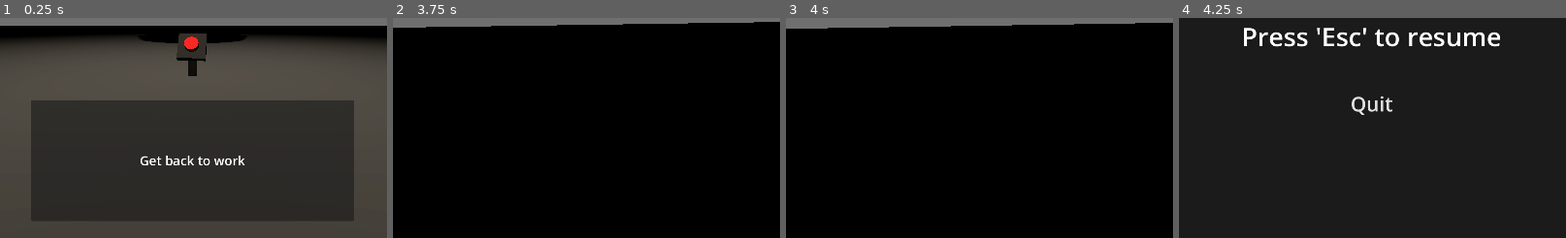
Above: before the commit, frames 1-4 (left to right).
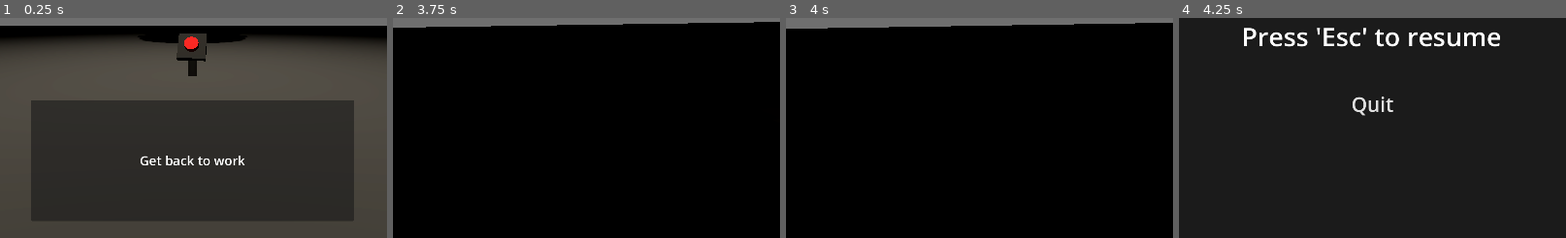
Above: after the commit, the same moments.

Repository: c0sx/ld58
Game: Godot game, scene res://scenes/main.tscn
Same seed, same stepped clock (60 frames per second), same inputs: the game is played once before the commit and once after it.
Inputs (mouse positions are % of the whole screen's width and height, from its top left):
- Up to frame 1 (0.25 s): no input
- Up to frame 2 (3.75 s): tap Enter at 0.5 s; move the mouse to (55, 50) at 0.52 s; hold E (interact) 0.53-1.28 s; hold W (move_forward) from 0.53 s (still down); move the mouse to (45, 50) at 1.27 s; tap E (interact) at 1.35, 2.85 s; move the mouse to (52, 48) at 2.02 s; hold E (interact) 2.03-2.78 s; move the mouse to (49, 52) at 2.77 s; tap Space at 3.5 s; move the mouse to (57, 51) at 3.52 s; hold E (interact) from 3.53 s (still down)
- Up to frame 3 (4 s): keep holding W (move_forward); keep holding E (interact)
- Up to frame 4 (4.25 s): keep holding W (move_forward); keep holding E (interact); tap Escape (pause) at 4.15 s
The pictures show only the part of the screen within x 25-75%, y 50-100%; the shares and areas given below are measured in that part.

Frames 1-3 are identical in both runs. In frame 4, 0.3% of the frame differs, in the area x 44-56%, y 35-45%.

Commit message:
add gameover screen

Diff:
--- /dev/null
+++ b/game-over-screen/game-over-screen.gd
@@ -0,0 +1,11 @@
+class_name GameOverScreen
+extends Control
+
+@onready var _restart_button: Button = $RestartButton
+
+func _ready() -> void:
+	_restart_button.pressed.connect(_on_clicked)
+
+func _on_clicked() -> void:
+	get_tree().paused = false
+	get_tree().reload_current_scene()
--- /dev/null
+++ b/game-over-screen/game-over-screen.tscn
@@ -0,0 +1,58 @@
+[gd_scene load_steps=3 format=3 uid="uid://ckhaeb7af0hr"]
+
+[ext_resource type="Script" path="res://game-over-screen/game-over-screen.gd" id="1_qsec1"]
+
+[sub_resource type="StyleBoxFlat" id="StyleBoxFlat_x6tyg"]
+bg_color = Color(0.105882, 0.105882, 0.105882, 1)
+
+[node name="GameOverScreen" type="Control"]
+layout_mode = 3
+anchors_preset = 15
+anchor_right = 1.0
+anchor_bottom = 1.0
+grow_horizontal = 2
+grow_vertical = 2
+script = ExtResource("1_qsec1")
+
+[node name="Panel" type="Panel" parent="."]
+layout_mode = 1
+anchors_preset = 15
+anchor_right = 1.0
+anchor_bottom = 1.0
+grow_horizontal = 2
+grow_vertical = 2
+theme_override_styles/panel = SubResource("StyleBoxFlat_x6tyg")
+
+[node name="Label" type="Label" parent="."]
+layout_mode = 1
+anchors_preset = 8
+anchor_left = 0.5
+anchor_top = 0.5
+anchor_right = 0.5
+anchor_bottom = 0.5
+offset_left = -173.5
+offset_top = -44.0
+offset_right = 173.5
+offset_bottom = 44.0
+grow_horizontal = 2
+grow_vertical = 2
+theme_override_font_sizes/font_size = 64
+text = "Game Over"
+horizontal_alignment = 1
+vertical_alignment = 1
+
+[node name="RestartButton" type="Button" parent="."]
+layout_mode = 1
+anchors_preset = 7
+anchor_left = 0.5
+anchor_top = 1.0
+anchor_right = 0.5
+anchor_bottom = 1.0
+offset_left = -92.0
+offset_top = -377.0
+offset_right = 92.0
+offset_bottom = -300.0
+grow_horizontal = 2
+grow_vertical = 0
+theme_override_font_sizes/font_size = 50
+text = "Restart"
--- a/pause-screen/pause-screen.tscn
+++ b/pause-screen/pause-screen.tscn
@@ -54,10 +54,10 @@
 anchor_top = 1.0
 anchor_right = 0.5
 anchor_bottom = 1.0
-offset_left = -50.0
-offset_top = -342.0
-offset_right = 50.0
-offset_bottom = -289.0
+offset_left = -60.0
+offset_top = -377.0
+offset_right = 65.0
+offset_bottom = -288.0
 grow_horizontal = 2
 grow_vertical = 0
 theme_override_font_sizes/font_size = 50
--- a/scenes/main-scene.gd
+++ b/scenes/main-scene.gd
@@ -8,6 +8,7 @@
 @onready var _quota: Quota = $Quota
 @onready var _pause_controller: PauseController = $PauseController
 @onready var _pause_screen: Control = $PauseScreen
+@onready var _game_over_screen: Control = $GameOverScreen
 
 var _first_interacted = false
 var _is_quota_started = false
@@ -32,6 +33,7 @@
 	_pause_controller.game_resumed.connect(_on_game_resumed)
 
 	_pause_controller.visible = false
+	_game_over_screen.visible = false
 
 	_ui.welcome_message()
 	_ui.update_quota_value(_quota.quota_value)
@@ -75,7 +77,6 @@
 
 func _on_quota_started() -> void:
 	_is_quota_started = true
-	pass
 
 func _on_quota_finished() -> void:
 	_is_quota_started = false
@@ -85,8 +86,9 @@
 		_quota.next_quota()
 		_quota.start()
 	else:
-		print("Game over")
-		get_tree().quit()
+		Input.set_mouse_mode(Input.MOUSE_MODE_VISIBLE)
+		get_tree().paused = true
+		_game_over_screen.visible = true
 
 func _on_game_paused() -> void:
 	Input.set_mouse_mode(Input.MOUSE_MODE_VISIBLE)
--- a/scenes/main.tscn
+++ b/scenes/main.tscn
@@ -9,6 +9,7 @@
 [ext_resource type="Script" path="res://loot-item/loot-item-resourse.gd" id="5_ytluv"]
 [ext_resource type="PackedScene" uid="uid://bfjd0cwaleh0b" path="res://ui/ui.tscn" id="6_0dwyr"]
 [ext_resource type="PackedScene" uid="uid://dsve5jxi3op64" path="res://quota/quota.tscn" id="7_mm867"]
+[ext_resource type="PackedScene" uid="uid://ckhaeb7af0hr" path="res://game-over-screen/game-over-screen.tscn" id="11_pthsh"]
 [ext_resource type="PackedScene" uid="uid://bleya7mqfp6v6" path="res://pause-screen/pause-screen.tscn" id="12_p2wha"]
 
 [sub_resource type="ProceduralSkyMaterial" id="ProceduralSkyMaterial_tcvn7"]
@@ -192,3 +193,7 @@
 [node name="PauseScreen" parent="." instance=ExtResource("12_p2wha")]
 process_mode = 2
 visible = false
+
+[node name="GameOverScreen" parent="." instance=ExtResource("11_pthsh")]
+process_mode = 2
+visible = false
Not shown: 1 places in scenes/main.tscn that only renumber resources
